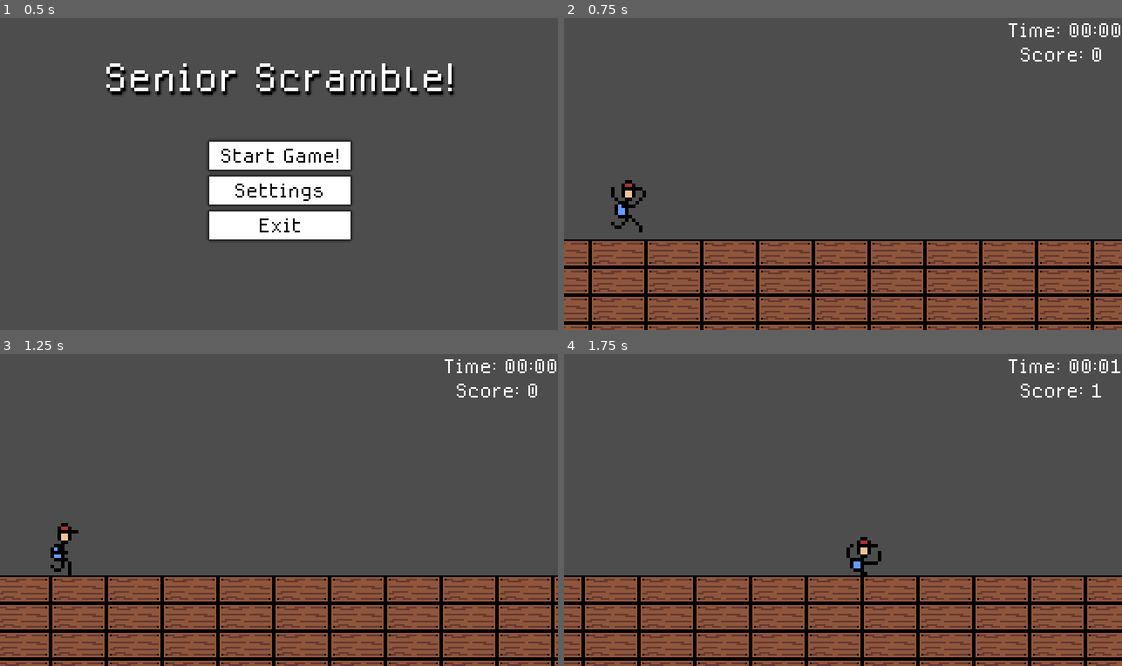
Above: before the commit, frames 1-4 (two rows, left to right).
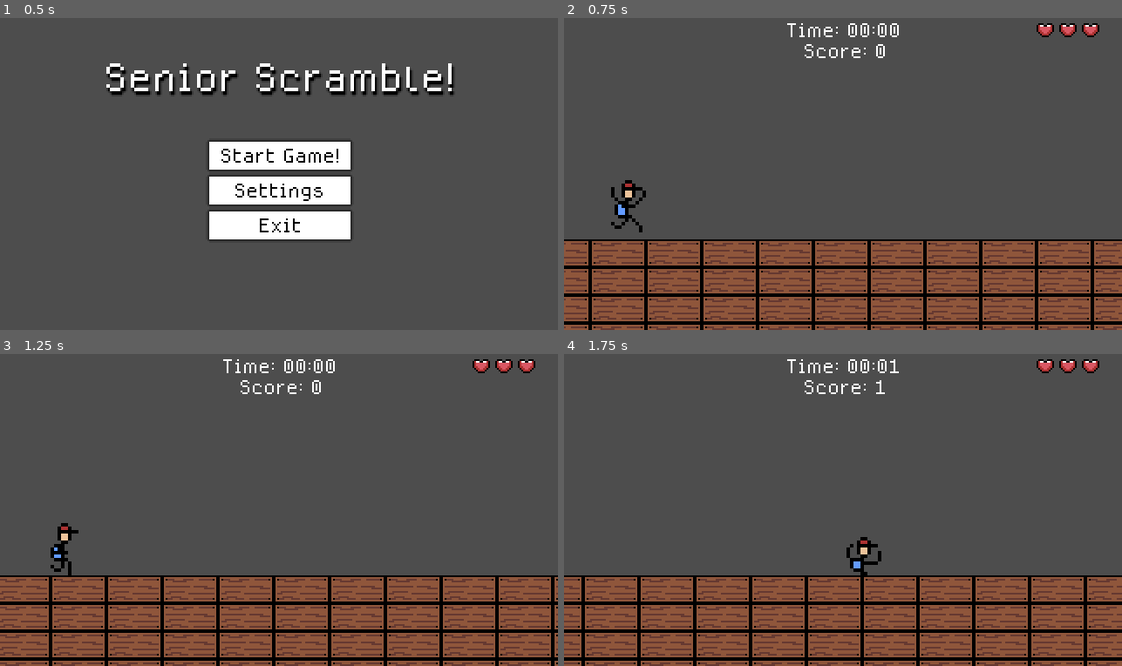
Above: after the commit, the same moments.

Repository: jmate03/Senior-Scramble
Game: Godot game, scene res://scenes/main_menu.tscn
Two runs of this game, one before a commit and one after it. Both use one fixed random seed, a clock stepped at 60 frames per second and the inputs below.
Inputs (mouse positions are in pixels of both pictures, inside the frame that each line leads up to):
- Up to frame 1 (0.5 s): no input
- Up to frame 2 (0.75 s): click "Start Game!" at 0.5 s
- Up to frame 3 (1.25 s): no input
- Up to frame 4 (1.75 s): move the mouse to (965, 494) at 1.27 s; hold Right (ui_right) from 1.28 s (still down); right-click (965, 494) at 1.35 s; click (965, 494) at 1.52 s

Frame 1 is identical in both runs. In frame 2, 1.1% of the frame differs, in the area x 40-100%, y 1-14%; in frame 3, 1.1%; in frame 4, 1.0%.

Commit message:
added lives system

Diff:
--- /dev/null
+++ b/scenes/lives.tscn
@@ -0,0 +1,48 @@
+[gd_scene load_steps=6 format=3 uid="uid://1ee3dx372j3"]
+
+[ext_resource type="Script" uid="uid://co2vjehrtl5tw" path="res://scripts/lives.gd" id="1_naohr"]
+[ext_resource type="Texture2D" uid="uid://blmyfq5kec76r" path="res://assets/life.png" id="2_h857v"]
+
+[sub_resource type="AtlasTexture" id="AtlasTexture_xj1q3"]
+atlas = ExtResource("2_h857v")
+region = Rect2(16, 0, 16, 16)
+
+[sub_resource type="AtlasTexture" id="AtlasTexture_r11ep"]
+atlas = ExtResource("2_h857v")
+region = Rect2(0, 0, 16, 16)
+
+[sub_resource type="SpriteFrames" id="SpriteFrames_e1v4y"]
+animations = [{
+"frames": [{
+"duration": 1.0,
+"texture": SubResource("AtlasTexture_xj1q3")
+}],
+"loop": true,
+"name": &"empty",
+"speed": 5.0
+}, {
+"frames": [{
+"duration": 1.0,
+"texture": SubResource("AtlasTexture_r11ep")
+}],
+"loop": false,
+"name": &"full",
+"speed": 0.0
+}]
+
+[node name="Lives" type="Node2D"]
+script = ExtResource("1_naohr")
+
+[node name="Life1" type="AnimatedSprite2D" parent="."]
+sprite_frames = SubResource("SpriteFrames_e1v4y")
+animation = &"full"
+
+[node name="Life2" type="AnimatedSprite2D" parent="."]
+position = Vector2(13, 0)
+sprite_frames = SubResource("SpriteFrames_e1v4y")
+animation = &"full"
+
+[node name="Life3" type="AnimatedSprite2D" parent="."]
+position = Vector2(26, 0)
+sprite_frames = SubResource("SpriteFrames_e1v4y")
+animation = &"full"
--- a/scenes/ui.tscn
+++ b/scenes/ui.tscn
@@ -1,6 +1,7 @@
-[gd_scene load_steps=2 format=3 uid="uid://dw48py8clkbik"]
+[gd_scene load_steps=3 format=3 uid="uid://dw48py8clkbik"]
 
 [ext_resource type="FontFile" uid="uid://cnk4iqinc1vkp" path="res://assets/MedodicaRegular.otf" id="1_nt7q6"]
+[ext_resource type="PackedScene" uid="uid://1ee3dx372j3" path="res://scenes/lives.tscn" id="2_x4jx1"]
 
 [node name="UI" type="CanvasLayer"]
 
@@ -12,20 +13,24 @@
 anchors_preset = 1
 anchor_left = 1.0
 anchor_right = 1.0
-offset_left = -59.0
-offset_top = 14.0
-offset_right = -11.0
-offset_bottom = 37.0
+offset_left = -183.0
+offset_top = 12.0
+offset_right = -135.0
+offset_bottom = 35.0
 grow_horizontal = 0
 theme_override_fonts/font = ExtResource("1_nt7q6")
 text = "Score: 0"
 
 [node name="Time Elapsed Label" type="Label" parent="."]
-anchors_preset = 1
-anchor_left = 1.0
-anchor_right = 1.0
-offset_left = -59.0
+anchors_preset = 5
+anchor_left = 0.5
+anchor_right = 0.5
+offset_left = -29.5
+offset_right = 29.5
 offset_bottom = 23.0
-grow_horizontal = 0
+grow_horizontal = 2
 theme_override_fonts/font = ExtResource("1_nt7q6")
 text = "Time: 0:00"
+
+[node name="Lives" parent="." instance=ExtResource("2_x4jx1")]
+position = Vector2(276, 8)
--- a/scripts/game.gd
+++ b/scripts/game.gd
@@ -4,8 +4,14 @@
 var score
 var time_elapsed: float
 
+@onready var player = $Player
+@onready var obstacle_spawner = $obstacle_spawner
+
 # Called when the node enters the scene tree for the first time.
 func _ready() -> void:
+	player.lives_changed.connect($UI/Lives.update_lives)  # Adjust $UI path if needed
+	player.game_over.connect(_on_player_game_over)
+
 	start_game()
 
 
@@ -31,3 +37,8 @@
 	var minutes = int(time_elapsed / 60)
 	var seconds = int(time_elapsed) % 60
 	$"UI/Time Elapsed Label".text = "Time: %02d:%02d" % [minutes, seconds]
+
+func _on_player_game_over():
+	game_running = false
+	game_over = true
+	obstacle_spawner.stop_spawn()
--- /dev/null
+++ b/scripts/lives.gd
@@ -0,0 +1,33 @@
+extends Node2D
+
+@onready var heart1 = $Life1
+@onready var heart2 = $Life2
+@onready var heart3 = $Life3
+
+# Called when the node enters the scene tree for the first time.
+func _ready() -> void:
+	pass # Replace with function body.
+
+
+# Called every frame. 'delta' is the elapsed time since the previous frame.
+func _process(delta: float) -> void:
+	pass
+
+func update_lives(new_lives: int):
+	match new_lives:
+		3:
+			heart1.play("full")
+			heart2.play("full")
+			heart3.play("full")
+		2:
+			heart1.play("full")
+			heart2.play("full")
+			heart3.play("empty")
+		1:
+			heart1.play("full")
+			heart2.play("empty")
+			heart3.play("empty")
+		0:
+			heart1.play("empty")
+			heart2.play("empty")
+			heart3.play("empty")
--- a/scripts/obstacle_base.gd
+++ b/scripts/obstacle_base.gd
@@ -27,5 +27,4 @@
 
 func _on_body_entered(body):
 	if body.name == "Player":
-		print("Player hit obstacle")
 		body.emit_signal("hit")
--- a/scripts/player.gd
+++ b/scripts/player.gd
@@ -7,7 +7,13 @@
 var is_ducking = false
 const SPEED = 300.0
 const JUMP_VELOCITY = -360.0
+
 signal hit
+signal lives_changed(new_lives)
+signal game_over
+
+var lives: int = 3
+var is_invulnerable = false
 
 func _ready():
 	standing_collision.disabled = false
@@ -67,4 +73,31 @@
 	animated.play("run")
 
 func _on_hit():
-	print("Player hit")
+	if is_invulnerable:
+		return
+	lose_life()
+
+func lose_life():
+	lives -= 1
+	emit_signal("lives_changed", lives)
+	print("Lives remaining: ", lives)
+
+	if lives <= 0:
+		emit_signal("game_over")
+		set_physics_process(false)
+	else:
+		become_invulnerable()
+
+func become_invulnerable():
+	is_invulnerable = true
+
+	# blink the player on hit
+	var tween = create_tween()
+	tween.set_loops(6)
+	tween.tween_property(animated, "modulate:a", 0.3, 0.15)
+	tween.tween_property(animated, "modulate:a", 1.0, 0.15)
+
+	# End invulnerability after 2 seconds
+	await get_tree().create_timer(2.0).timeout
+	is_invulnerable = false
+	animated.modulate.a = 1.0
Binary file added: assets/life.png
Not shown, added: assets/life.png.import
Not shown, added: scripts/lives.gd.uid
